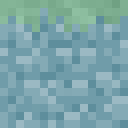
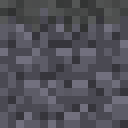
Two versions of the same layered image (128×128). Layer-by-layer changes:
added layer "Layer 2 copy" (75%) above "Layer 2" over [0, 0, 128, 32]
hid "Layer 2" over [0, 0, 128, 32]
